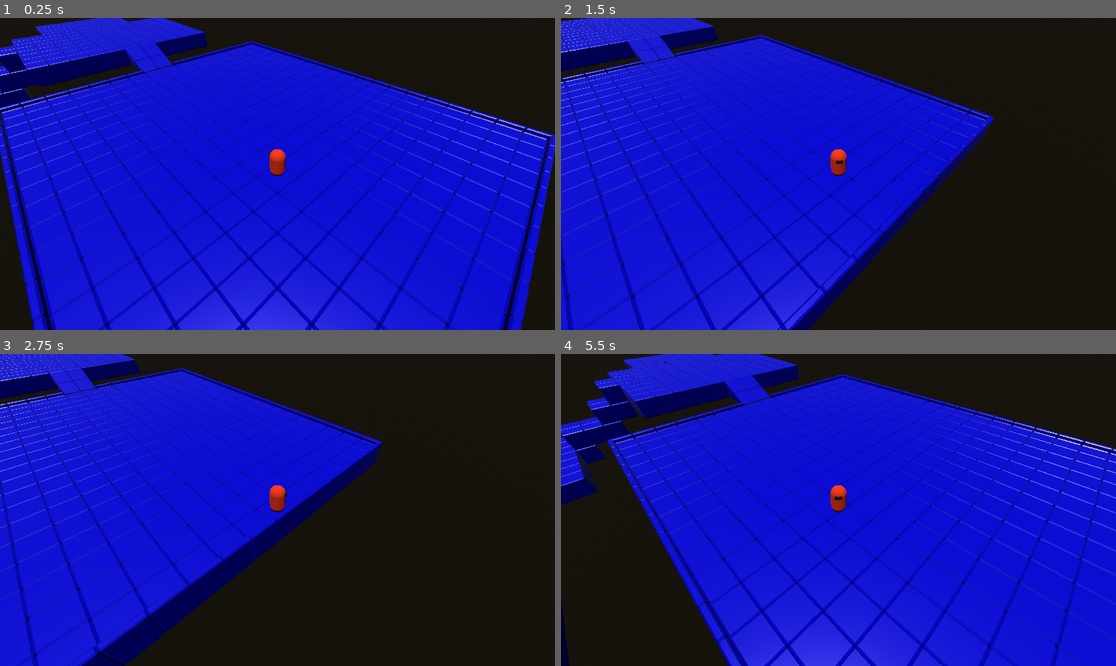
Above: before the commit, frames 1-4 (two rows, left to right).
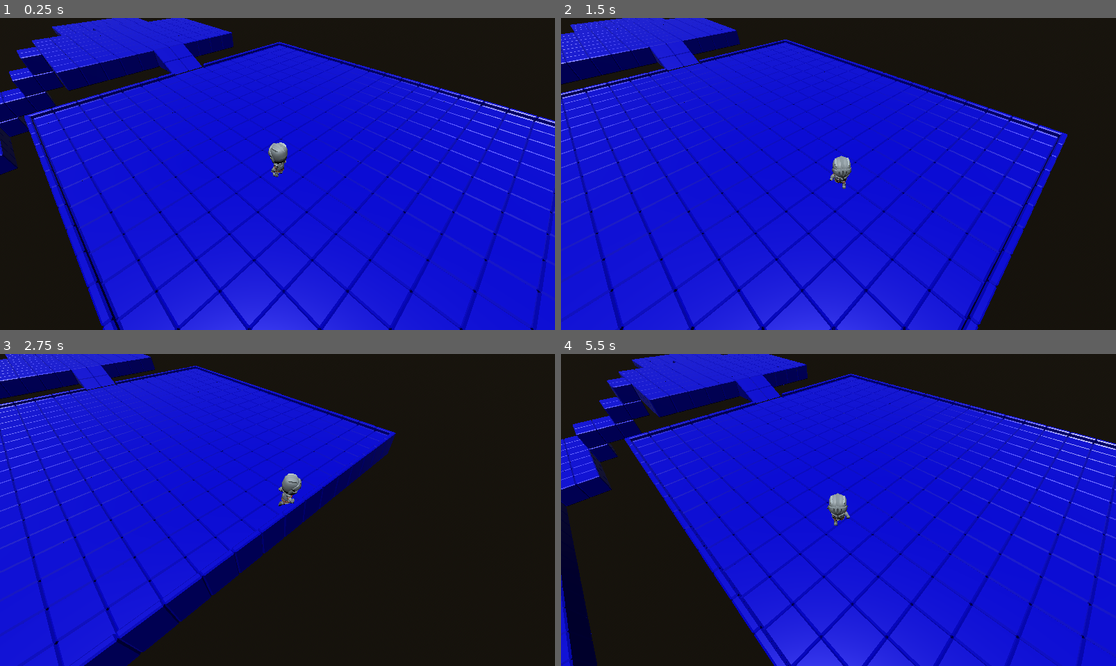
Above: after the commit, the same moments.

Repository: UnusualTitan711x/MavenKnight
Game: Godot game, scene res://scenes/test_level.tscn
Two runs of this game, one before a commit and one after it. Both use one fixed random seed, a clock stepped at 60 frames per second and the inputs below.
Inputs:
- Up to frame 1 (0.25 s): no input
- Up to frame 2 (1.5 s): hold D (move_right) 0.53-1.28 s; hold S (move_down) from 1.28 s (still down)
- Up to frame 3 (2.75 s): release S (move_down) at 2.03 s; hold D (move_right) from 2.03 s (still down)
- Up to frame 4 (5.5 s): release D (move_right) at 2.78 s; hold W (move_up) 2.78-3.53 s; hold A (move_left) 3.53-5.03 s; hold S (move_down) from 5.03 s (still down)

The runs differ from the first frame. In frame 1, 26% of the frame differs, in the area x 0-100%, y 0-100%; in frame 2, 27%, in the area x 0-92%, y 0-100%; in frame 3, 7.0%; in frame 4, 20%.

Commit message:
added jolt physics and a character with animations

Diff:
--- /dev/null
+++ b/assets/knight_base.tscn
@@ -0,0 +1,40 @@
+[gd_scene load_steps=2 format=3 uid="uid://cflod58mi5860"]
+
+[ext_resource type="PackedScene" uid="uid://neemt1s1ycrn" path="res://assets/Knight.glb" id="1_o6y08"]
+
+[node name="Knight" instance=ExtResource("1_o6y08")]
+
+[node name="1H_Sword_Offhand" parent="Rig/Skeleton3D" index="0"]
+transform = Transform3D(-0.999999, -1.32199e-07, -3.75094e-08, -1.35449e-07, -5.30967e-07, 0.999999, -2.10433e-07, 0.999999, 6.23449e-07, 0.883132, 1.04926, 0.0170111)
+visible = false
+
+[node name="Badge_Shield" parent="Rig/Skeleton3D" index="1"]
+transform = Transform3D(-0.999999, 2.40298e-06, -7.04971e-07, -8.02913e-07, -7.37598e-07, 0.999999, 2.32475e-06, 0.999999, 8.30081e-07, 0.883132, 1.20515, 0.0170112)
+visible = false
+
+[node name="Rectangle_Shield" parent="Rig/Skeleton3D" index="2"]
+transform = Transform3D(-0.999999, 2.40298e-06, -7.04971e-07, -8.02913e-07, -7.37598e-07, 0.999999, 2.32475e-06, 0.999999, 8.30081e-07, 0.883132, 1.20515, 0.0170112)
+visible = false
+
+[node name="Round_Shield" parent="Rig/Skeleton3D" index="3"]
+transform = Transform3D(-0.999999, 2.40298e-06, -7.04971e-07, -8.02913e-07, -7.37598e-07, 0.999999, 2.32475e-06, 0.999999, 8.30081e-07, 0.883132, 1.20515, 0.0170112)
+visible = false
+
+[node name="Spike_Shield" parent="Rig/Skeleton3D" index="4"]
+transform = Transform3D(-0.999999, 2.40298e-06, -7.04971e-07, -8.02913e-07, -7.37598e-07, 0.999999, 2.32475e-06, 0.999999, 8.30081e-07, 0.883132, 1.20515, 0.0170112)
+visible = false
+
+[node name="1H_Sword" parent="Rig/Skeleton3D" index="5"]
+transform = Transform3D(0.999999, 2.0298e-07, -4.52757e-07, -3.93247e-07, -7.95385e-07, -0.999999, -1.32203e-07, 0.999999, -7.42514e-07, -0.883132, 1.04926, 0.0333086)
+visible = false
+
+[node name="2H_Sword" parent="Rig/Skeleton3D" index="6"]
+transform = Transform3D(0.999999, 1.88247e-07, -4.39071e-07, -3.79561e-07, -7.95385e-07, -0.999999, -1.1747e-07, 0.999999, -7.42514e-07, -0.883132, 1.04926, 0.0333086)
+visible = false
+
+[node name="Knight_Helmet" parent="Rig/Skeleton3D" index="7"]
+transform = Transform3D(1, -2.20965e-22, 1.69407e-21, 2.20965e-22, 1, 0, -1.69407e-21, 0, 1, 4.76837e-07, 1.21589, -1.08542e-07)
+
+[node name="Knight_Cape" parent="Rig/Skeleton3D" index="8"]
+transform = Transform3D(1, 1.25214e-21, 0, -1.25214e-21, 1, 0, 0, 0, 1, 0, 1.21589, -1.4066e-07)
+visible = false
--- a/project.godot
+++ b/project.godot
@@ -37,3 +37,7 @@
 "events": [Object(InputEventKey,"resource_local_to_scene":false,"resource_name":"","device":-1,"window_id":0,"alt_press …(192 unchanged characters)…
 ]
 }
+
+[physics]
+
+3d/physics_engine="JoltPhysics3D"
--- a/scenes/player.tscn
+++ b/scenes/player.tscn
@@ -1,35 +1,103 @@
-[gd_scene load_steps=7 format=3 uid="uid://byej5l577lyav"]
+[gd_scene load_steps=4 format=3 uid="uid://byej5l577lyav"]
 
 [ext_resource type="Script" path="res://scripts/player.gd" id="1_rfufi"]
+[ext_resource type="PackedScene" uid="uid://cflod58mi5860" path="res://assets/knight_base.tscn" id="2_e30l4"]
 
 [sub_resource type="CapsuleShape3D" id="CapsuleShape3D_6o5t6"]
-
-[sub_resource type="StandardMaterial3D" id="StandardMaterial3D_55x82"]
-albedo_color = Color(0.955899, 0.200195, 2.88785e-06, 1)
-
-[sub_resource type="CapsuleMesh" id="CapsuleMesh_un38i"]
-material = SubResource("StandardMaterial3D_55x82")
-
-[sub_resource type="StandardMaterial3D" id="StandardMaterial3D_sy8tb"]
-albedo_color = Color(0, 0, 0, 1)
-
-[sub_resource type="BoxMesh" id="BoxMesh_uod4q"]
-material = SubResource("StandardMaterial3D_sy8tb")
+height = 2.29296
 
 [node name="Player" type="CharacterBody3D"]
 script = ExtResource("1_rfufi")
+movement_speed = 12.0
+camera_speed = 9.575
 
 [node name="CollisionShape3D" type="CollisionShape3D" parent="."]
-transform = Transform3D(1, 0, 0, 0, 1, 0, 0, 0, 1, 0, 1, 0)
+transform = Transform3D(1, 0, 0, 0, 1, 0, 0, 0, 1, 0, 1.14111, 0)
 shape = SubResource("CapsuleShape3D_6o5t6")
 
-[node name="MeshInstance3D" type="MeshInstance3D" parent="."]
-transform = Transform3D(1, 0, 0, 0, 1, 0, 0, 0, 1, 0, 1, 0)
-mesh = SubResource("CapsuleMesh_un38i")
+[node name="Graphics" type="Node3D" parent="."]
 
-[node name="MeshInstance3D2" type="MeshInstance3D" parent="."]
-transform = Transform3D(0.433925, 0, 0, 0, 0.187555, 0, 0, 0, 0.445398, 0, 1.52188, 0.348331)
-mesh = SubResource("BoxMesh_uod4q")
+[node name="Knight" parent="Graphics" instance=ExtResource("2_e30l4")]
+
+[node name="Skeleton3D" parent="Graphics/Knight/Rig" index="0"]
+bones/1/position = Vector3(0, 0.384143, 0)
+bones/1/rotation = Quaternion(0.0967457, -1.1865e-07, 1.1533e-08, 0.995309)
+bones/2/rotation = Quaternion(-7.92932e-10, 0.0729816, -0.0141862, 0.997232)
+bones/3/rotation = Quaternion(-3.72529e-09, 7.45058e-09, -9.31322e-10, 1)
+bones/4/position = Vector3(0.212007, 0.128729, -0.0277962)
+bones/4/rotation = Quaternion(-0.810832, -0.0733041, -0.158291, 0.558678)
+bones/5/rotation = Quaternion(5.0805e-08, -3.31175e-08, -0.625217, 0.780451)
+bones/7/rotation = Quaternion(-0.517266, 0.0186908, 0.152201, 0.841975)
+bones/8/position = Vector3(8.34822e-10, 0.0961251, -0.0575)
+bones/8/rotation = Quaternion(-0.0352187, -0.0515539, -0.782856, 0.619063)
+bones/14/position = Vector3(-0.212007, 0.139535, 0.0277964)
+bones/14/rotation = Quaternion(-0.797484, 0.0803735, 0.297147, 0.518905)
+bones/15/rotation = Quaternion(-1.44764e-08, 2.18611e-08, 0.709636, 0.704568)
+bones/17/rotation = Quaternion(-0.243682, 0.425452, 0.0303346, 0.871028)
+bones/18/position = Vector3(-8.34815e-10, 0.0961251, -0.0575)
+bones/18/rotation = Quaternion(-0.0498214, -0.0257891, 0.61316, 0.787965)
+bones/21/rotation = Quaternion(-2.33664e-09, -0.0729816, 0.0141862, 0.997232)
+bones/24/position = Vector3(0.170945, 0.113587, -0.0206652)
+bones/24/rotation = Quaternion(0.98457, -1.21476e-07, -9.4303e-09, 0.174989)
+bones/25/rotation = Quaternion(0.32104, 6.53887e-08, -2.22952e-07, 0.947066)
+bones/26/rotation = Quaternion(-0.536645, -1.23848e-08, 7.7906e-08, 0.843808)
+bones/27/rotation = Quaternion(-2.82791e-08, 0.907602, -0.419832, 7.04089e-08)
+bones/28/position = Vector3(-0.170945, 0.113587, 0.0206652)
+bones/28/rotation = Quaternion(0.945714, 3.2233e-07, -7.03478e-09, 0.324999)
+bones/29/rotation = Quaternion(0.921526, -2.68108e-08, 6.39969e-07, 0.388318)
+bones/30/rotation = Quaternion(-0.567003, 3.52819e-08, -5.79499e-07, 0.823716)
+bones/31/rotation = Quaternion(3.04791e-08, 0.920355, -0.391084, -6.94848e-08)
+bones/32/rotation = Quaternion(0.707107, -2.29302e-07, -4.60552e-08, 0.707107)
+bones/33/position = Vector3(0.170945, -0.00744417, 0.212831)
+bones/33/rotation = Quaternion(-0.659867, -7.49446e-08, -6.58167e-08, 0.751382)
+bones/34/rotation = Quaternion(7.54953e-15, -1.38321e-22, 1, 4.44089e-16)
+bones/35/position = Vector3(3.75295e-09, 0.213436, -4.29078e-08)
+bones/35/rotation = Quaternion(-1.04035e-07, 0.391084, 0.920355, -2.95261e-08)
+bones/37/rotation = Quaternion(1, -1.33227e-15, 1.94707e-07, 0)
+bones/39/rotation = Quaternion(0.707107, -3.82385e-08, 1.45009e-07, 0.707107)
+bones/40/position = Vector3(-0.170945, 0.0576064, -0.0805948)
+bones/40/rotation = Quaternion(-0.0670427, -1.05903e-07, -3.0224e-10, 0.99775)
+bones/41/position = Vector3(4.55695e-09, 0.362833, 2.42861e-15)
+bones/41/rotation = Quaternion(7.10544e-15, -1.38321e-22, 1, -2.22045e-16)
+bones/42/position = Vector3(-1.11482e-08, 0.213436, 2.14539e-08)
+bones/42/rotation = Quaternion(-1.04035e-07, 0.391084, 0.920355, -2.9526e-08)
+bones/43/position = Vector3(-6.31127e-09, 0.16565, 5.98178e-10)
+bones/44/rotation = Quaternion(1, 4.44087e-16, 1.94707e-07, 1.54616e-29)
+bones/46/position = Vector3(0.453508, 0.906761, -0.688859)
+bones/46/rotation = Quaternion(-0.707107, -7.27951e-08, -7.27951e-08, 0.707107)
+bones/47/position = Vector3(0.513182, 0.985078, -0.169899)
+bones/47/rotation = Quaternion(0.79818, 0.051227, 0.583433, -0.141033)
+bones/48/position = Vector3(-0.453507, 0.906761, -0.68886)
+bones/48/rotation = Quaternion(-0.707107, -7.27951e-08, -7.27951e-08, 0.707107)
+bones/49/position = Vector3(-0.513182, 0.928445, 0.169899)
+bones/49/rotation = Quaternion(0.705134, -0.419636, -0.529082, 0.216249)
+
+[node name="1H_Sword_Offhand" parent="Graphics/Knight/Rig/Skeleton3D" index="0"]
+transform = Transform3D(-0.2027, 0.283084, 0.93743, 0.974935, 0.148008, 0.166115, -0.0917226, 0.947606, -0.30599, 0.561939, 0.867012, -0.160352)
+
+[node name="Badge_Shield" parent="Graphics/Knight/Rig/Skeleton3D" index="1"]
+transform = Transform3D(-0.2027, 0.283084, 0.93743, 0.974935, 0.148005, 0.166116, -0.0917199, 0.947606, -0.30599, 0.708071, 0.892907, -0.208051)
+
+[node name="Rectangle_Shield" parent="Graphics/Knight/Rig/Skeleton3D" index="2"]
+transform = Transform3D(-0.2027, 0.283084, 0.93743, 0.974935, 0.148005, 0.166116, -0.0917199, 0.947606, -0.30599, 0.708071, 0.892907, -0.208051)
+
+[node name="Round_Shield" parent="Graphics/Knight/Rig/Skeleton3D" index="3"]
+transform = Transform3D(-0.2027, 0.283084, 0.93743, 0.974935, 0.148005, 0.166116, -0.0917199, 0.947606, -0.30599, 0.708071, 0.892907, -0.208051)
+
+[node name="Spike_Shield" parent="Graphics/Knight/Rig/Skeleton3D" index="4"]
+transform = Transform3D(-0.2027, 0.283084, 0.93743, 0.974935, 0.148005, 0.166116, -0.0917199, 0.947606, -0.30599, 0.708071, 0.892907, -0.208051)
+
+[node name="1H_Sword" parent="Graphics/Knight/Rig/Skeleton3D" index="5"]
+transform = Transform3D(0.3112, -0.0701685, 0.94775, 0.742034, 0.641009, -0.196194, -0.59375, 0.764318, 0.25155, -0.552938, 0.866558, 0.330698)
+
+[node name="2H_Sword" parent="Graphics/Knight/Rig/Skeleton3D" index="6"]
+transform = Transform3D(0.3112, -0.0701685, 0.94775, 0.742034, 0.641009, -0.196193, -0.59375, 0.764318, 0.25155, -0.552938, 0.866558, 0.330698)
+
+[node name="Knight_Helmet" parent="Graphics/Knight/Rig/Skeleton3D" index="7"]
+transform = Transform3D(1, -2.70666e-09, -1.42109e-14, -2.73678e-15, 0.98128, -0.192584, -2.98023e-08, 0.192584, 0.981281, 0.0182156, 1.17921, 0.154678)
+
+[node name="Knight_Cape" parent="Graphics/Knight/Rig/Skeleton3D" index="8"]
+transform = Transform3D(0.988945, 0.0282938, 0.145559, 0.000268133, 0.981284, -0.192564, -0.148283, 0.190474, 0.970429, 0.0174927, 1.17921, 0.154732)
 
 [node name="CameraHolder" type="Node3D" parent="."]
 transform = Transform3D(0.707107, -0.5, -0.5, 0, 0.707107, -0.707107, 0.707107, 0.5, 0.5, 0, 0, 0)
@@ -40,3 +108,5 @@
 transform = Transform3D(-1, 0, -8.74228e-08, 0, 1, 0, 8.74228e-08, 0, -1, 0, 0, -15)
 fov = 70.0
 size = 7.667
+
+[editable path="Graphics/Knight"]
--- a/scenes/test_level.tscn
+++ b/scenes/test_level.tscn
@@ -15,11 +15,6 @@
 
 [node name="TestLevel" type="Node3D"]
 
-[node name="Player" parent="." instance=ExtResource("2_iswua")]
-transform = Transform3D(1, 0, 0, 0, 1, 0, 0, 0, 1, -3, 1.34844, -5)
-movement_speed = 12.0
-gravity = -31.0
-
 [node name="GridMap" type="GridMap" parent="."]
 mesh_library = ExtResource("2_188jy")
 data = {
@@ -32,3 +27,6 @@
 
 [node name="WorldEnvironment" type="WorldEnvironment" parent="."]
 environment = SubResource("Environment_5kuv6")
+
+[node name="Player" parent="." instance=ExtResource("2_iswua")]
+transform = Transform3D(1, 0, 0, 0, 1, 0, 0, 0, 1, -1.03367, 4.76837e-07, -0.698538)
--- a/scripts/player.gd
+++ b/scripts/player.gd
@@ -6,6 +6,9 @@
 @export var gravity = -30.0
 
 @onready var camera = %Camera3D
+@onready var animator = $Graphics/Knight/AnimationPlayer
+
+@export var camera_speed = 10.0
 
 var last_move_direction = Vector3.BACK
 
@@ -34,6 +37,11 @@
 
 	velocity.y = y_velocity + gravity * delta
 
+	if movement_direction.length() < 0.2:
+		animator.play("Idle")
+	else:
+		animator.play("Running_B")
+
 	move_and_slide()
 
 	if movement_direction.length() > 0.2:
@@ -42,4 +50,4 @@
 	global_rotation.y = lerp_angle(rotation.y, target_angle, rotation_speed * delta)
 	pass
 
-	$CameraHolder.position = position
+	$CameraHolder.position = lerp($CameraHolder.position, position, camera_speed * delta)
Not shown, added: addons/godot-jolt/LICENSE.txt
Not shown, added: addons/godot-jolt/THIRDPARTY.txt
Binary file added: assets/Case.gltf.glb
Not shown, added: assets/Case.gltf.glb.import
Binary file added: assets/KayKit_AnimatedCharacter_v1.2.glb
Not shown, added: assets/KayKit_AnimatedCharacter_v1.2.glb.import
Binary file added: assets/Knight.glb
Not shown, added: assets/Knight.glb.import
Binary file added: assets/Knight_knight_texture.png
Not shown, added: assets/Knight_knight_texture.png.import
Binary file added: assets/Pencil.gltf.glb
Not shown, added: assets/Pencil.gltf.glb.import
(and 28 more such lines)
